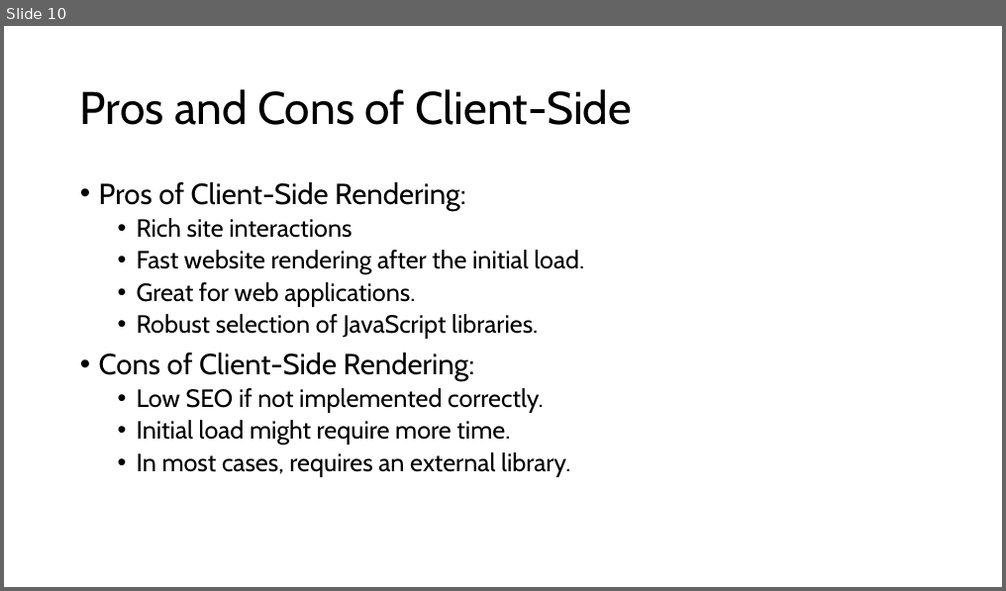
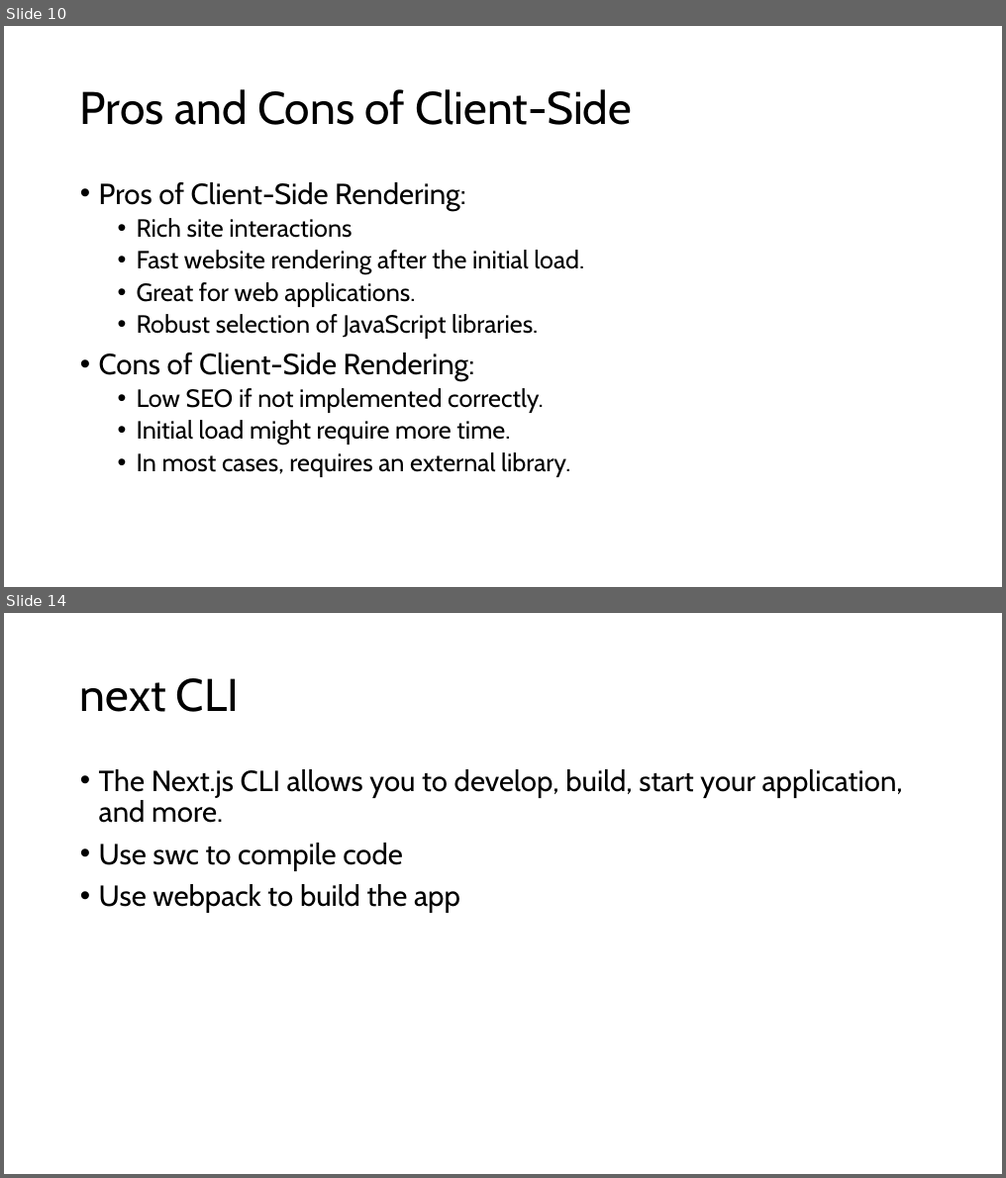
Before and after one commit to synechron-data/2025_Mar_NextJS, a slide deck: Notes/Presentation.pptx. Shown one above the other, each under a label of ours: slide 10 before the commit, slides 10 and 14 after it; the slides between them are not shown. The pictures are 1006x591 and 1006x1178 pixels, drawn with LibreOffice and Linux fonts; fonts in the diff are those of the drawing. Boxes give left, top, right and bottom in pixels: in the first picture for what was removed or moved away, otherwise in the second. Text is boxed around its words. In the diff, an @@ line names an element or a change of style, - is before the commit and + after.

Commit message:
Day 2 Start

```diff
--- a/Notes/Presentation.pptx
+++ b/Notes/Presentation.pptx
@@ slide 14 added at <box>4,613,1002,1174</box>, background #FFFFFF @@
@@ title added at <box>80,678,239,712</box>, 44 pt, text #000000 @@
+next CLI
@@ text added at <box>99,769,903,913</box>, 28 pt, text #000000 @@
+• The Next.js CLI allows you to develop, build, start your application, and more.
+• Use swc to compile code
+• Use webpack to build the app
```
Also in this commit, not shown: 1 slide changed, 3 other slides added, 31 other files.
